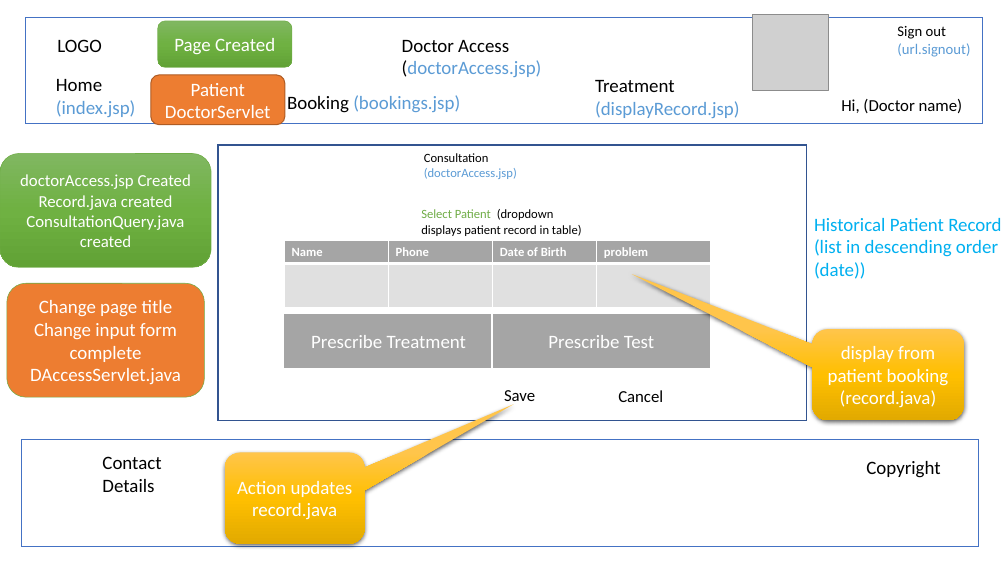
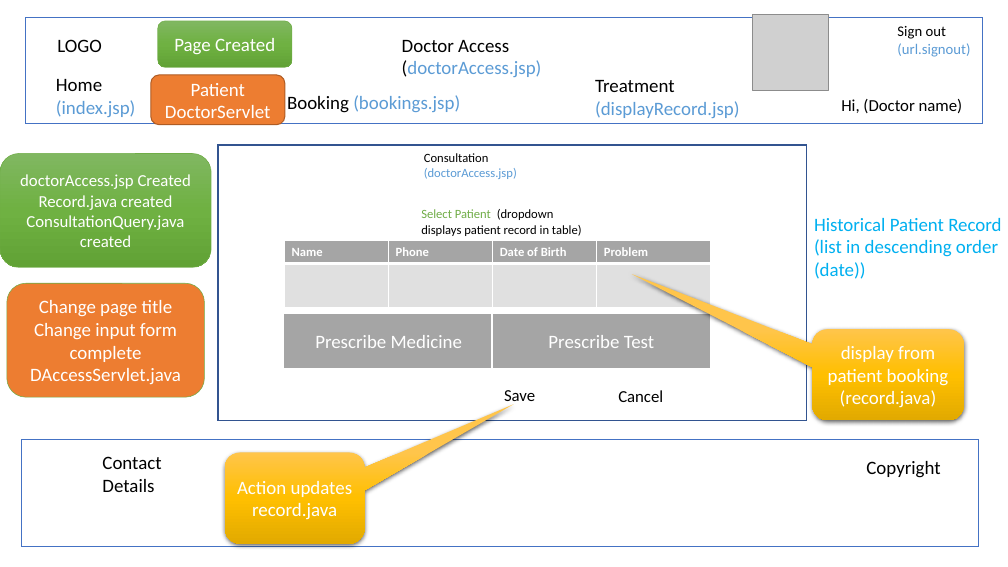
Before and after one commit to aaliceinw/ttagn2, a slide deck: slide 10 of Hospital Management Designv2.pptx. Drawn at 1008x567 pixels with LibreOffice and Linux fonts; fonts in the diff are those of the drawing; grey boxes stand for pictures. Boxes give left, top, right and bottom in pixels: in the first picture for what was removed or moved away, otherwise in the second. Text is boxed around its words. In the diff, an @@ line names an element or a change of style, - is before the commit and + after.

```diff
--- a/Hospital Management Designv2.pptx
+++ b/Hospital Management Designv2.pptx
@@ table at [284,240,712,307] @@
-row 1, column 4: problem
+row 1, column 4: Problem
@@ text in rectangle at [315,335,462,348]: text changed @@
-Prescribe Treatment
+Prescribe Medicine
```
Also in this commit, not shown: 5 other slides changed, 1 other file.
